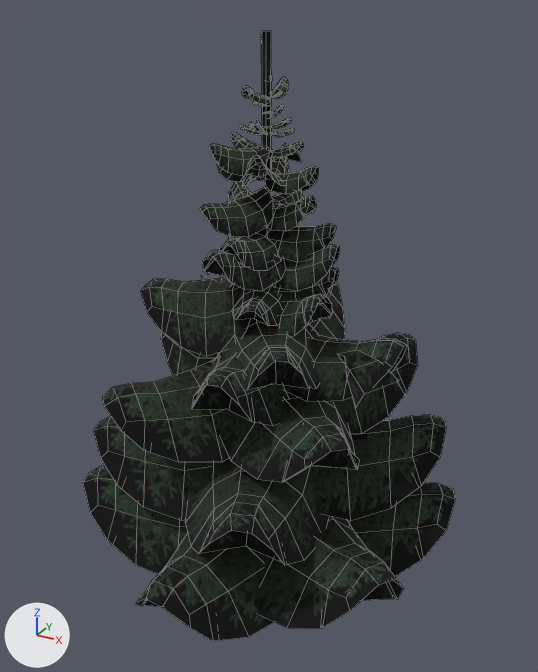
Before and after pictures for a commit that changed the OBJ model models/tree.obj.
Before and after are seen from a camera (50 mm lens) standing at (37.8, -68.2, 67.0) and looking at (0.2, 0.2, 32.8). Lighting does not change. The marker at lower left points along +X, +Y and +Z. Mesh edges are drawn as thin lines. Where no turn or scale is listed for an object, it has been applied to the vertices.

Objects in the first picture: 'tree'.
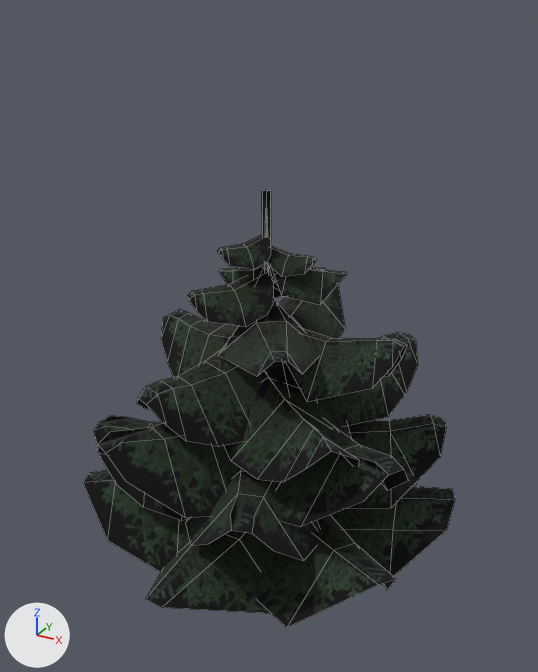
What differs and where, as boxes [x1, y1, x2, y2] in the pictures (538 x 672 px; the box of a moved part takes in the faces that stretch with it):
'tree', reshaped (28% shorter)
    before: [83, 31, 455, 642]
    after: [83, 190, 455, 628]
part 1 of me_tree, moved or reshaped
    before: [262, 106, 266, 166]
    after: [262, 190, 271, 237]
part 2 of me_tree, moved or reshaped
    before: [266, 100, 271, 170]
    after: [262, 190, 271, 241]
part 3 of me_tree, rebuilt
    before: [273, 244, 340, 291]
    after: [266, 245, 317, 276]
part 4 of me_tree, rebuilt
    before: [191, 354, 290, 426]
    after: [136, 350, 289, 447]
part 5 of me_tree, rebuilt
    before: [278, 266, 339, 307]
    after: [269, 266, 347, 305]
part 6 of me_tree, rebuilt
    before: [229, 282, 233, 287]
    after: [272, 280, 285, 298]
part 7 of me_tree, rebuilt
    before: [232, 285, 281, 326]
    after: [187, 267, 273, 327]
part 8 of me_tree, added (black)
    after: [217, 235, 271, 270]
part 9 of me_tree, added
    after: [265, 208, 269, 272]
part 10 of me_tree, added (black)
    after: [97, 423, 239, 518]
part 11 of me_tree, added (black)
    after: [275, 420, 408, 527]
part 12 of me_tree, deleted (black)
    before: [102, 31, 399, 607]
part 13 of me_tree, cut back
    before: [83, 228, 455, 642]
    after: [219, 263, 265, 285]

The change, as a diff of the scene's bpy script:
```diff
--- a/models/tree.obj.py
+++ b/models/tree.obj.py
@@ img_firtrunk_df_tga @@
+img_firtrunk_df_tga = load_image('FirTrunk_Df.tga', 'FirTrunk_Df.png', 512, 512, 'sRGB')
@@ mat_lambert3sg @@
+mat_lambert3sg = principled_material('lambert3SG')
+mat_lambert3sg.texture = img_firtrunk_df_tga
+mat_lambert3sg.roughness = 1.0
@@ me_tree @@
 # used by ob_tree; location = (0.0, 0.0, 0.0)
-me_tree.from_pydata(...)  # 2685 vertices, 1822 faces; spans x -21.4..21.4, y -23.1..23.1, z 4.2..65.0
+me_tree.from_pydata(...)  # 522 vertices, 335 faces; spans x -21.4..21.4, y -23.1..23.1, z 0.0..49.5
+# me_tree part 1: the loose piece of 4 vertices spanning x -0.3..0.3, y -0.5..0.5, z 51.6..58.6 is moved by (0.0, 0.0, -9.1)
+# me_tree part 2: the loose piece of 4 vertices spanning x -0.5..0.5, y 0.0, z 51.6..58.6 is moved by (0.0, 0.0, -9.1)
+# me_tree part 3: the loose piece of 38 vertices spanning x -0.2..7.9, y -2.6..4.0, z 39.8..44.3 is rebuilt with 23 vertices and now spans x -0.4..5.3, y -1.9..2.5, z 40.5..43.7
+# me_tree part 4: the loose piece of 38 vertices spanning x -5.5..7.2, y -15.6..0.5, z 27.5..34.7 is rebuilt with 24 vertices and now spans x -8.7..5.7, y -16.5..0.4, z 24.8..34.2
+# me_tree part 5: the loose piece of 38 vertices spanning x -0.2..7.9, y -2.6..4.0, z 37.3..41.9 is rebuilt with 12 vertices and now spans x -1.3..7.4, y -2.5..5.8, z 37.0..42.3
+# me_tree part 6: the loose piece of 38 vertices spanning x -7.1..1.1, y -2.3..5.5, z 37.3..41.2 is rebuilt with 12 vertices and now spans x -7.0..1.0, y -2.2..4.8, z 34.8..39.5
+# me_tree part 7: the loose piece of 38 vertices spanning x -3.0..3.6, y -7.7..0.6, z 36.3..41.0 is rebuilt with 23 vertices and now spans x -6.8..2.3, y -6.9..2.1, z 35.6..40.8
+# me_tree part 8: a new loose piece of 23 vertices spanning x -4.2..1.4, y -4.2..1.3, z 41.6..44.8, in mat_lambert2sg (picture img_firbranches_df_tga)
+# me_tree part 9: a new loose piece of 20 vertices spanning x -2.0..1.6, y -1.9..1.9, z 0.0..47.6, in mat_lambert3sg (picture img_firtrunk_df_tga)
+# me_tree part 10: a new loose piece of 16 vertices spanning x -11.9..2.7, y -19.8..0.6, z 17.1..26.6, in mat_lambert2sg (picture img_firbranches_df_tga)
+# me_tree part 11: a new loose piece of 16 vertices spanning x -0.7..19.7, y -12.0..2.6, z 17.0..26.6, in mat_lambert2sg (picture img_firbranches_df_tga)
+# me_tree part 12: 84 loose pieces with 1582 vertices, spanning x -19.3..19.3, y -18.8..18.9, z 6.0..65.0, are deleted
+# me_tree part 13: 586 vertices removed from x -21.4..20.8, y -21.8..21.8, z 4.2..45.9; 12 vertices added at x -5.6..0.1, y -2.4..2.3, z 38.2..41.5
 me_tree.materials.append(mat_lambert2sg)
+me_tree.materials.append(mat_lambert3sg)  # picture img_firtrunk_df_tga
```
